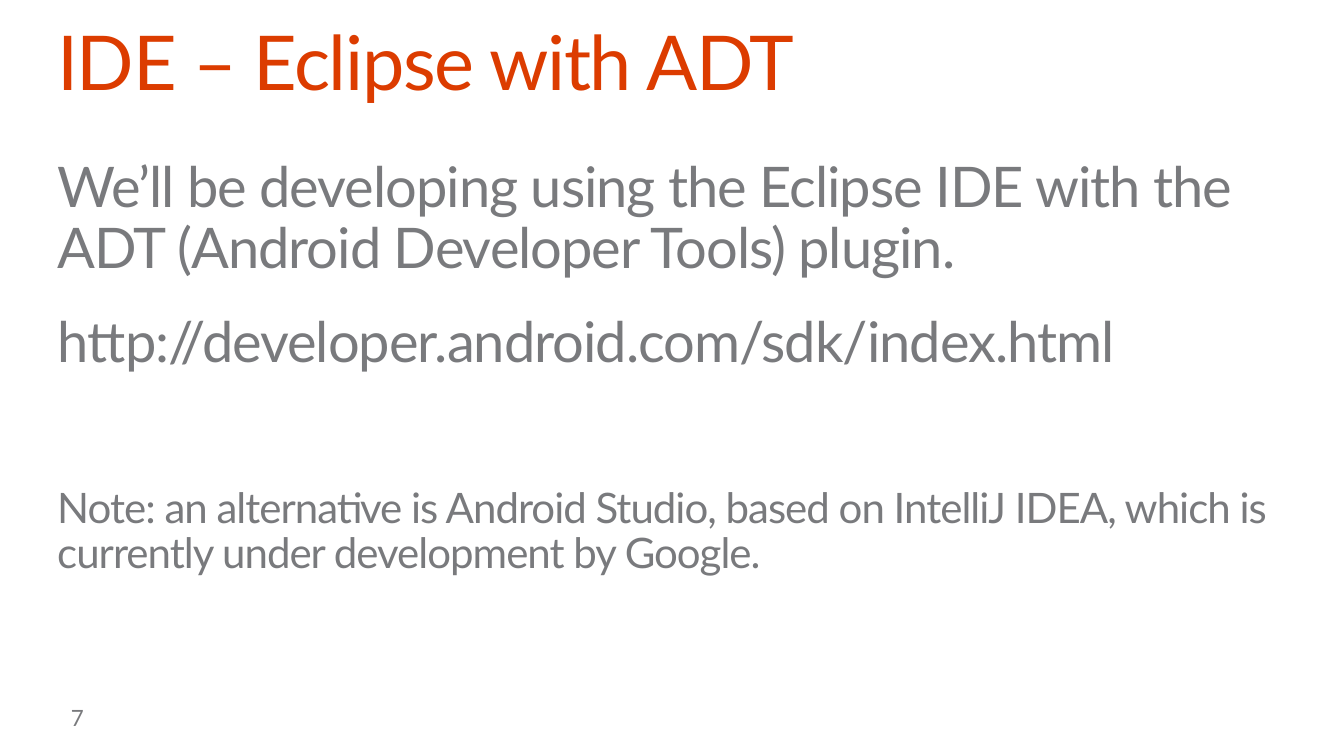
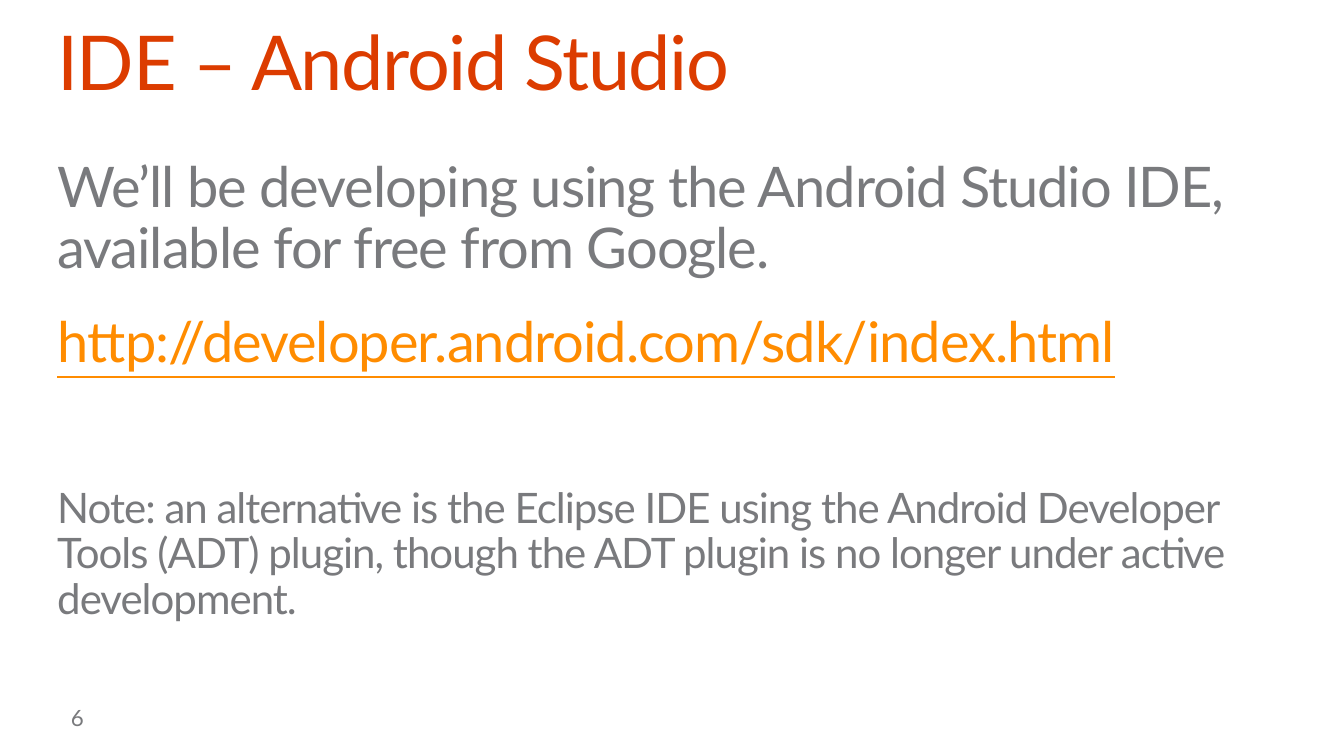
Before and after one commit to stinethebean/DevCampTraining, a slide deck: slide 6 of 06.Hook into SharePoint APIs with Android/06.Hook into SharePoint APIs with Android.pptx (slide 7 before the commit). Drawn at 1344x756 pixels with LibreOffice and Linux fonts; fonts in the diff are those of the drawing; background and template pictures are left out. Boxes give left, top, right and bottom in pixels: in the first picture for what was removed or moved away, otherwise in the second. Text is boxed around its words. In the diff, an @@ line names an element or a change of style, - is before the commit and + after.

Commit message:
Updated slide deck

```diff
--- a/06.Hook into SharePoint APIs with Android/06.Hook into SharePoint APIs with Android.pptx
+++ b/06.Hook into SharePoint APIs with Android/06.Hook into SharePoint APIs with Android.pptx
@@ title at [57, 34, 729, 91]: text changed @@
-IDE – Eclipse with ADT
+IDE – Android Studio
@@ text at [57, 164, 1224, 278]: text changed @@
-We’ll be developing using the Eclipse IDE with the ADT (Android Developer Tools) plugin.
+We’ll be developing using the Android Studio IDE, available for free from Google.
@@ text at [57, 320, 1114, 372]: text colour #797A7D to #FF8C00, underline on in "http://developer.android.com/sdk/index.html" @@
@@ text at [57, 492, 1225, 621]: text changed @@
-Note: an alternative is Android Studio, based on IntelliJ IDEA, which is currently under development by Google.
+Note: an alternative is the Eclipse IDE using the Android Developer Tools (ADT) plugin, though the ADT plugin is no longer under active development.
@@ page number at [71, 710, 84, 726]: text changed @@
-7
+6
```
Also in this commit, not shown: 10 other slides changed, 2 slides added, 1 slide removed.
